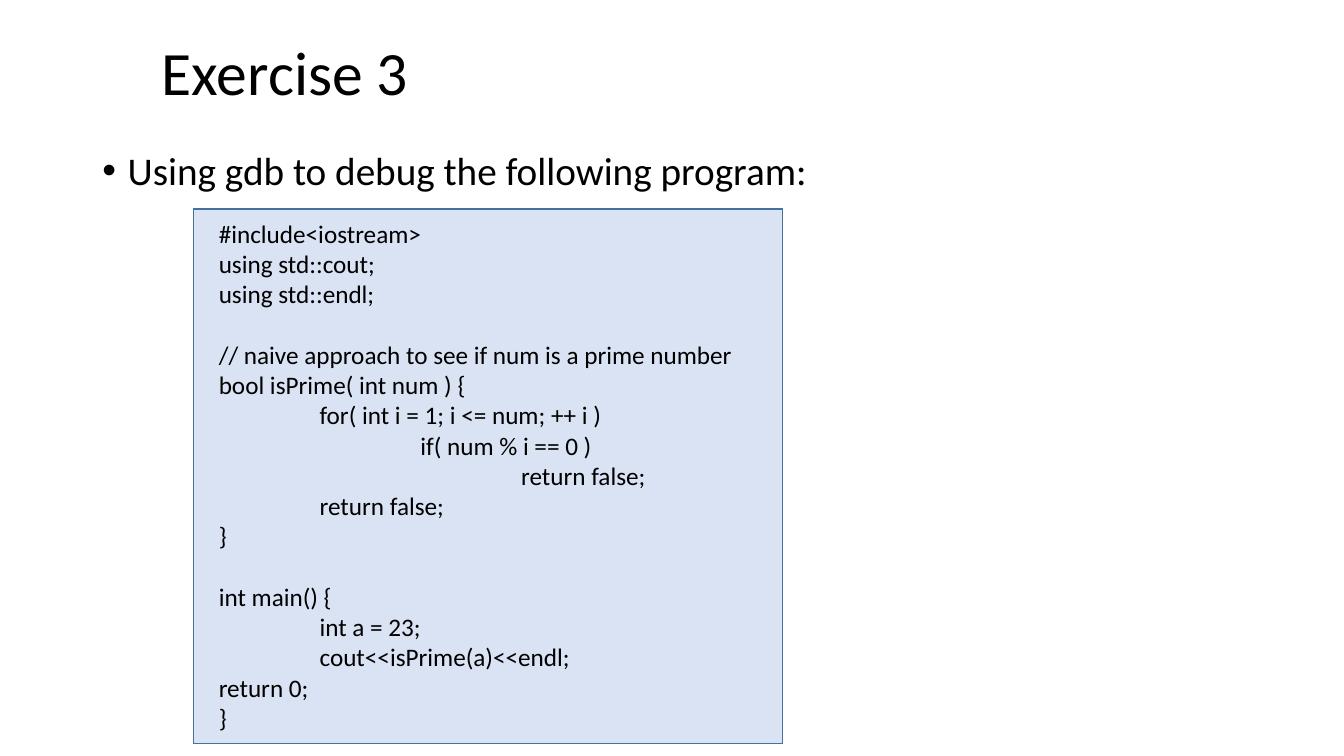
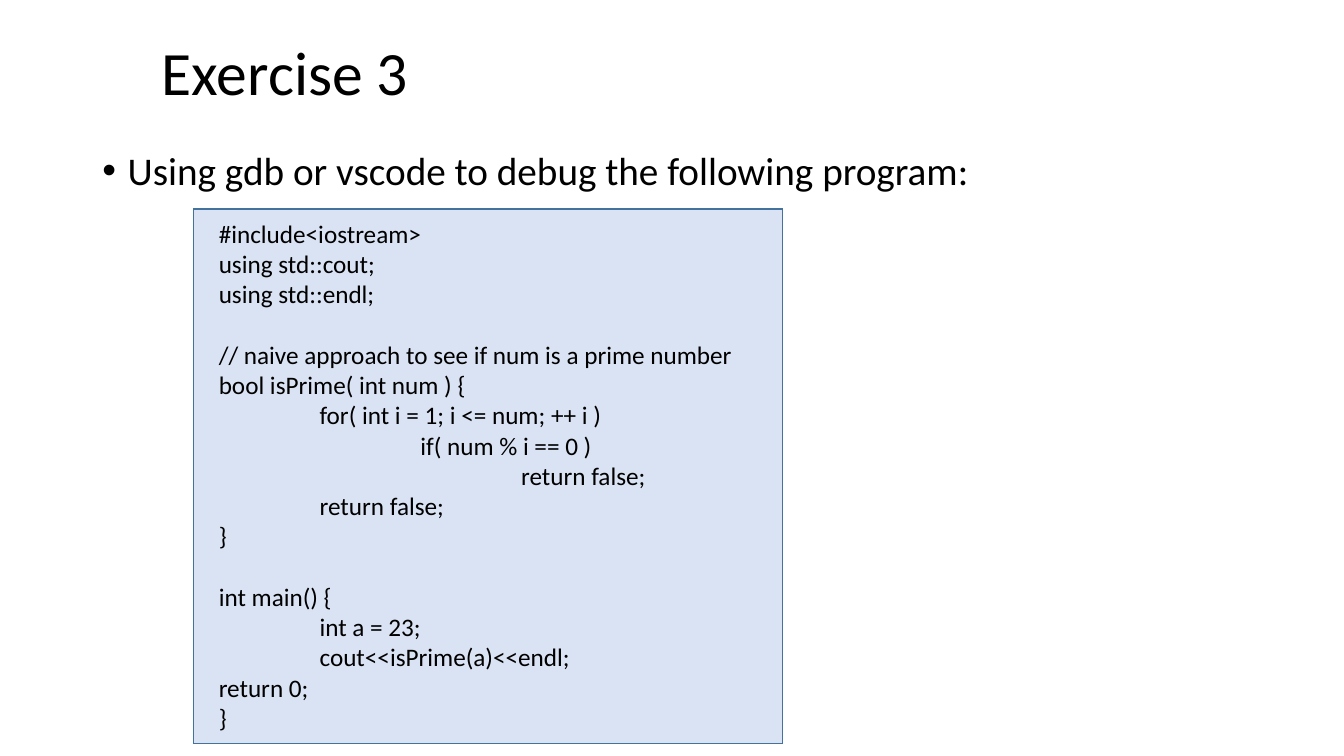
Before and after one commit to ShiqiYu/CPP, a slide deck: slide 26 of week05/Lab05.pptx. Drawn at 1344x756 pixels with LibreOffice and Linux fonts; fonts in the diff are those of the drawing; background and template pictures are left out. Boxes give left, top, right and bottom in pixels: in the first picture for what was removed or moved away, otherwise in the second. Text is boxed around its words. In the diff, an @@ line names an element or a change of style, - is before the commit and + after.

```diff
--- a/week05/Lab05.pptx
+++ b/week05/Lab05.pptx
@@ text at [128, 157, 968, 192]: text changed @@
-• Using gdb to debug the following program:
+• Using gdb or vscode to debug the following program:
```
Also in this commit, not shown: 1 other file.
